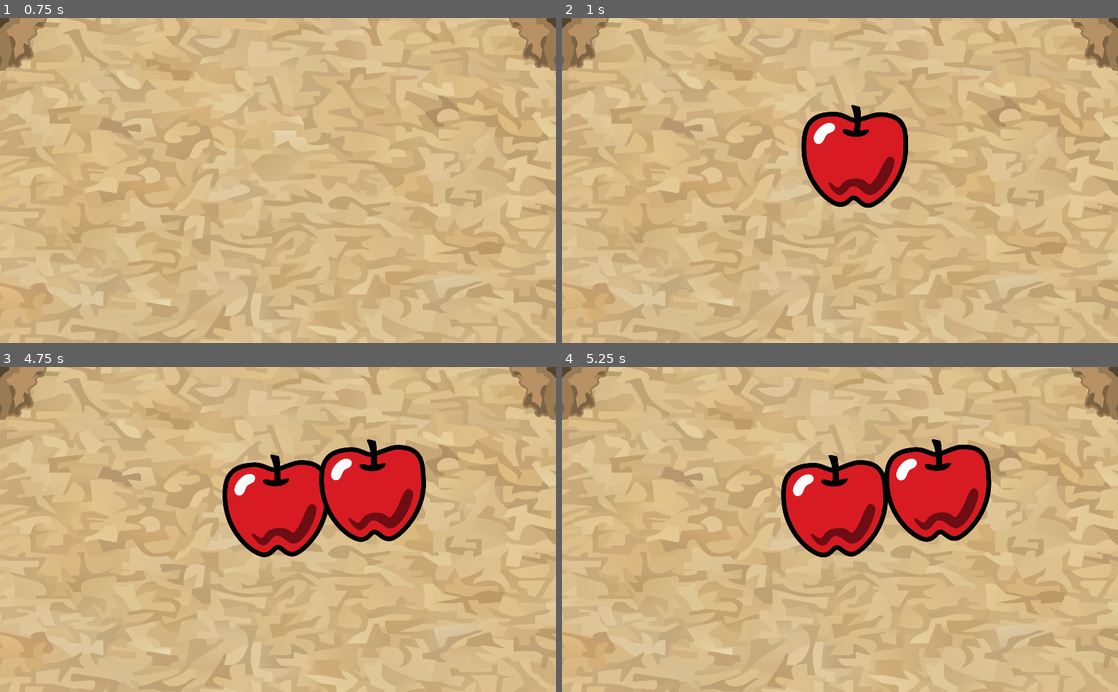
Above: before the commit, frames 1-4 (two rows, left to right).
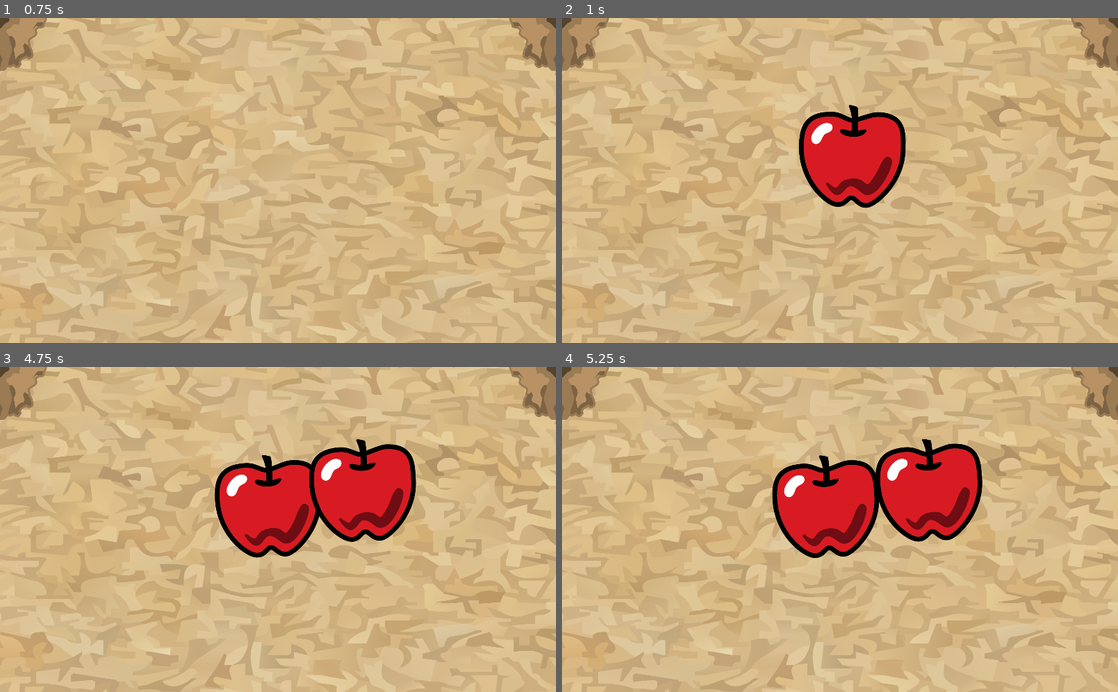
Above: after the commit, the same moments.

Repository: Luzzotica/BugOfWar
Game: Godot game, scene res://Entities/BugOfWar/SandMap.tscn
Same seed, same stepped clock (60 frames per second), same inputs: the game is played once before the commit and once after it. This scene is started directly instead of the project's main scene. The engine's default icon, where the game draws it, is replaced by a stand-in: a white triangle on a blue panel in a dark square.
Inputs (mouse positions are in pixels of both pictures, inside the frame that each line leads up to):
- Up to frame 1 (0.75 s): tap Enter at 0.5 s; move the mouse to (400, 164) at 0.52 s; hold Right (ui_right) from 0.53 s (still down); hold A (a) from 0.53 s (still down); click (400, 164) at 0.67 s
- Up to frame 2 (1 s): keep holding Right (ui_right); keep holding A (a); tap D (d) at 0.8 s
- Up to frame 3 (4.75 s): release Right (ui_right) at 1.25 s; release A (a) at 1.25 s; tap Space (special) at 1.25, 2.75, 4.25 s; drag from (166, 545) to (278, 529) at 1.27 s; tap Enter at 2, 3.5 s; move the mouse to (333, 458) at 2.02 s; hold Right (ui_right) 2.03-2.75 s; hold S (s) 2.03-2.75 s; tap W (w) at 2.3 s; drag from (250, 594) to (111, 480) at 2.77 s; move the mouse to (444, 578) at 3.52 s; hold Left (ui_left) 3.53-4.25 s; hold A (a) 3.53-4.25 s; tap D (d) at 3.8 s; drag from (111, 480) to (278, 529) at 4.27 s
- Up to frame 4 (5.25 s): move the mouse to (867, 529) at 5.02 s; hold Down (ui_down) from 5.03 s (still down); hold D (d) from 5.03 s (still down); click (867, 529) at 5.17 s

Frame 1 is identical in both runs. In frame 2, 1.0% of the frame differs, in the area x 42-63%, y 26-59%; in frame 3, 4.7%; in frame 4, 4.9%, in the area x 37-78%, y 22-59%.
Error before the commit: Attempt to call function 'get_overlapping_bodies' in base 'null instance' on a null instance. (res://Entities/BugOfWar/Anthill.gd:28)

Commit message:
Fixed random issues with paths

Diff:
--- a/Entities/BugOfWar/Anthill.gd
+++ b/Entities/BugOfWar/Anthill.gd
@@ -4,10 +4,10 @@
 export(Color) var color
 
 
-onready var spawn_point: Node2D = $ScaleSpawnPoint
+onready var spawn_point: Node2D = $Scale/SpawnPoint
 var team_points: int = 0
 
-onready var anthill_area: Area2D = $"Anthill Area"
+onready var anthill_area: Area2D = $Scale/AnthillArea
 
 
 func _ready():
@@ -59,6 +59,7 @@
 			ant.controller = controller
 			ant.global_position = spawn_point.global_position
 			ant.set_color(color)
+			ant.set_name(controller.player_info[Constants.PLAYER_INFO_NAME])
 
 			# Tell the player to update the controller state
 			controller.rpc_id(controller.player_network_id, "set_controller_state", 0)
--- a/Entities/BugOfWar/Anthill.tscn
+++ b/Entities/BugOfWar/Anthill.tscn
@@ -16,10 +16,10 @@
 rotation = 0.928515
 scale = Vector2( 0.4, 0.4 )
 
-[node name="Anthill Area" type="Area2D" parent="Scale"]
+[node name="AnthillArea" type="Area2D" parent="Scale"]
 rotation = -0.98262
 
-[node name="Collider" type="CollisionShape2D" parent="Scale/Anthill Area"]
+[node name="Collider" type="CollisionShape2D" parent="Scale/AnthillArea"]
 position = Vector2( 0.5, -7 )
 shape = SubResource( 1 )
 
--- a/Entities/BugOfWar/FoodSpawnArea.tscn
+++ b/Entities/BugOfWar/FoodSpawnArea.tscn
@@ -4,7 +4,7 @@
 [ext_resource path="res://Entities/BugOfWar/Food.tscn" type="PackedScene" id=2]
 
 [sub_resource type="RectangleShape2D" id=3]
-extents = Vector2( 314, 213.25 )
+extents = Vector2( 253, 213.25 )
 
 [node name="FoodSpawnArea" type="Node2D"]
 script = ExtResource( 1 )
@@ -14,7 +14,7 @@
 position = Vector2( 519, 278 )
 
 [node name="Shape" type="CollisionShape2D" parent="SpawnArea"]
-position = Vector2( -9, 20.75 )
+position = Vector2( -15, 20.75 )
 shape = SubResource( 3 )
 
 [node name="FoodGroup" type="Node2D" parent="."]
--- a/Scripts/ServerGame.tscn
+++ b/Scripts/ServerGame.tscn
@@ -1,7 +1,7 @@
 [gd_scene load_steps=4 format=2]
 
 [ext_resource path="res://Scripts/ServerGame.gd" type="Script" id=1]
-[ext_resource path="res://Entities/BugOfWar/SandMap.tscn" type="PackedScene" id=2]
+[ext_resource path="res://Entities/BugOfWar/PicnicMap.tscn" type="PackedScene" id=2]
 [ext_resource path="res://Scripts/ServerLobby.tscn" type="PackedScene" id=3]
 
 [node name="ServerGame" type="Node2D"]
